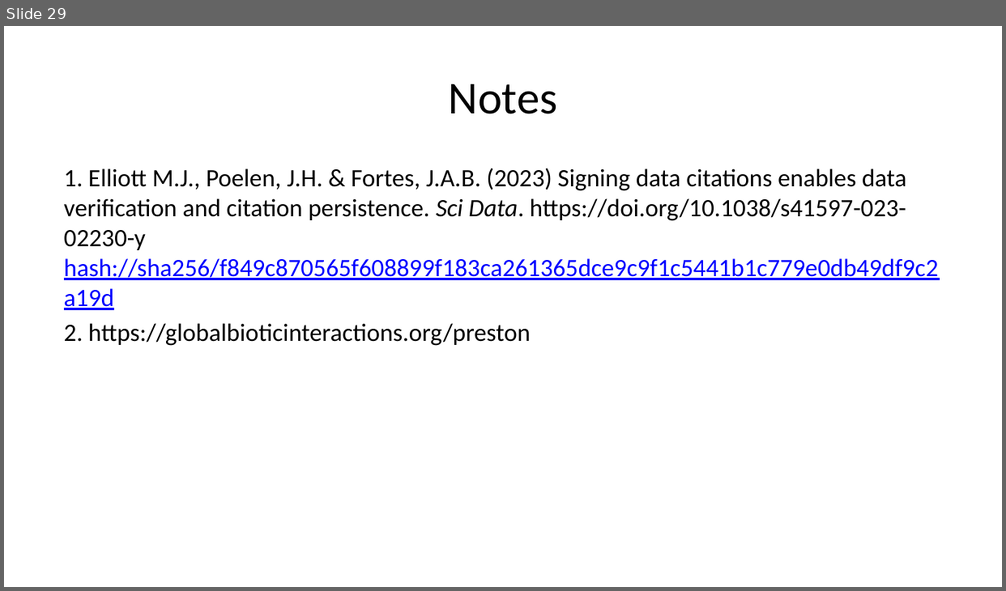
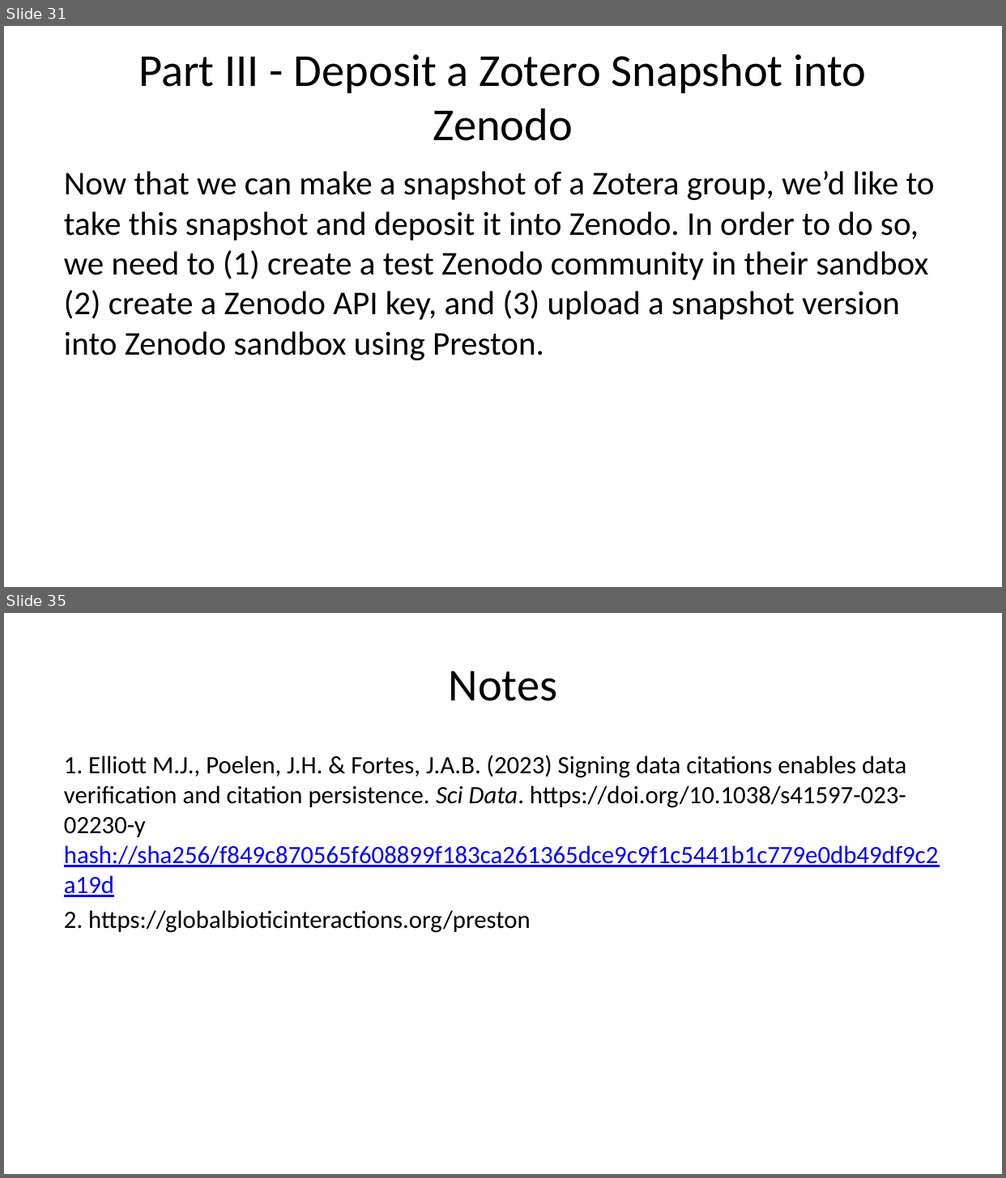
Before and after one commit to bat-literature/bat-literature.github.io, a slide deck: workshop.pptx. Shown one above the other, each under a label of ours: slide 29 before the commit, slides 31 and 35 after it; the slides between them are not shown. The pictures are 1006x591 and 1006x1178 pixels, drawn with LibreOffice and Linux fonts; fonts in the diff are those of the drawing. Boxes give left, top, right and bottom in pixels: in the first picture for what was removed or moved away, otherwise in the second. Text is boxed around its words. In the diff, an @@ line names an element or a change of style, - is before the commit and + after.

```diff
--- a/workshop.pptx
+++ b/workshop.pptx
@@ slide 31 added at (4, 26, 1002, 587), background #FFFFFF @@
@@ title added at (138, 54, 867, 141), 33 pt, text #000000 @@
+Part III - Deposit a Zotero Snapshot into Zenodo
@@ text added at (64, 171, 935, 361), 24 pt, text #000000 @@
+Now that we can make a snapshot of a Zotera group, we’d like to take this snapshot and deposit it into Zenodo. In order to do so, we need to (1) create a test Zenodo community in their sandbox (2) create a Zenodo API key, and (3) upload a snapshot version into Zenodo sandbox using Preston.
@@ what was slide 29 is now slide 35 @@
```
Also in this commit, not shown: 13 slides changed, 5 other slides added, 3 other files.
